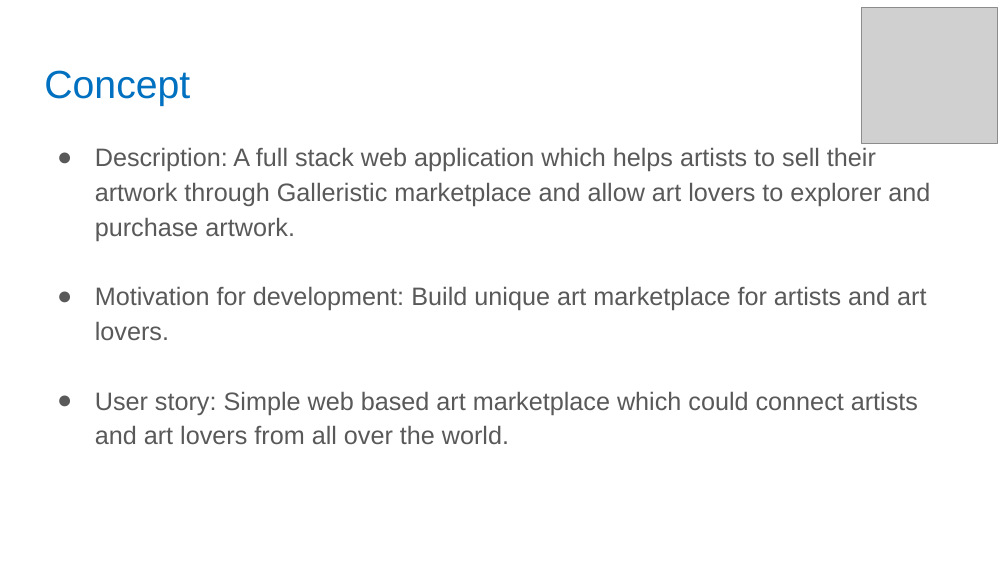
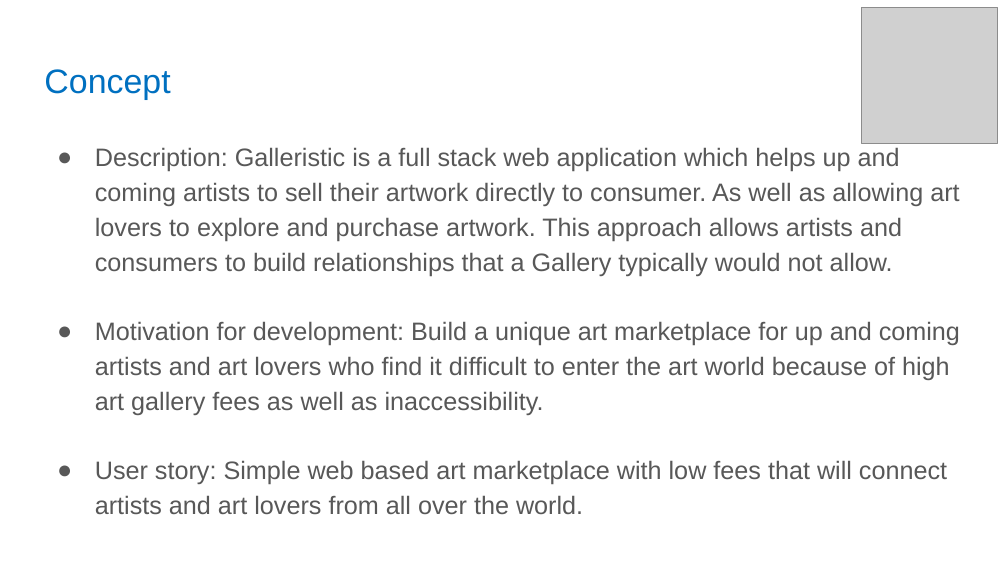
Before and after one commit to mahirerden/galleristic, a slide deck: slide 3 of Galleristic Presentation.pptx. Drawn at 1008x567 pixels with LibreOffice and Linux fonts; fonts in the diff are those of the drawing; grey boxes stand for pictures. Boxes give left, top, right and bottom in pixels: in the first picture for what was removed or moved away, otherwise in the second. Text is boxed around its words. In the diff, an @@ line names an element or a change of style, - is before the commit and + after.

```diff
--- a/Galleristic Presentation.pptx
+++ b/Galleristic Presentation.pptx
@@ title "Concept" at [44, 69, 170, 99]: size 28 to 24.2 pt @@
@@ text at [95, 147, 960, 514]: text changed; text colour #595959 to #585858 @@
-● Description: A full stack web application which helps artists to sell their artwork through Galleristic marketplace and allow art lovers to explorer and purchase artwork.
-● Motivation for development: Build unique art marketplace for artists and art lovers.
-● User story: Simple web based art marketplace which could connect artists and art lovers from all over the world.
+● Description: Galleristic is a full stack web application which helps up and coming artists to sell their artwork directly to consumer. As well as allowing art lovers to explore and purchase artwork. This approach allows artists and consumers to build relationships that a Gallery typically would not allow.
+● Motivation for development: Build a unique art marketplace for up and coming artists and art lovers who find it difficult to enter the art world because of high art gallery fees as well as inaccessibility.
+● User story: Simple web based art marketplace with low fees that will connect artists and art lovers from all over the world.
```
Also in this commit, not shown: 5 other slides changed, 8 other files.
